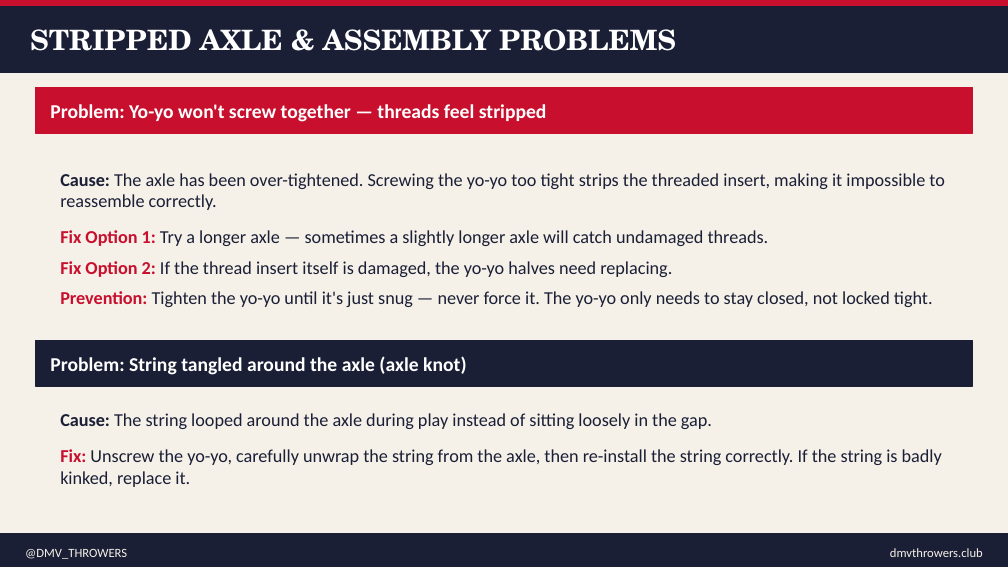
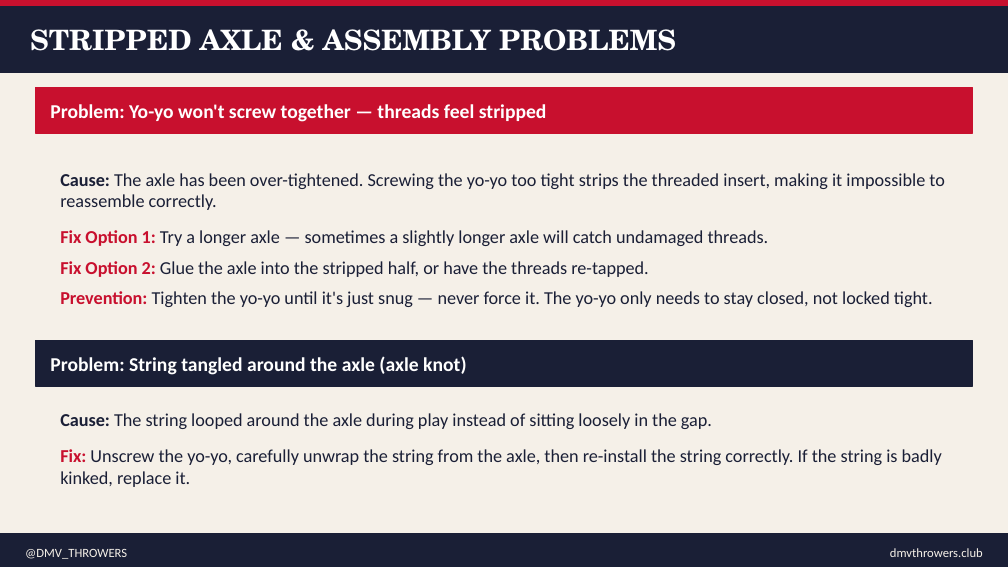
Before and after one commit to dmvthrowers/dmvthrowers.github.io, a slide deck: slide 12 of assets/documents/maintenance-guide.pptx. Drawn at 1008x567 pixels with LibreOffice and Linux fonts; fonts in the diff are those of the drawing. Boxes give left, top, right and bottom in pixels: in the first picture for what was removed or moved away, otherwise in the second. Text is boxed around its words. In the diff, an @@ line names an element or a change of style, - is before the commit and + after.

```diff
--- a/assets/documents/maintenance-guide.pptx
+++ b/assets/documents/maintenance-guide.pptx
@@ text at box(60, 261, 648, 277): text changed @@
-Fix Option 2: If the thread insert itself is damaged, the yo-yo halves need replacing.
+Fix Option 2: Glue the axle into the stripped half, or have the threads re-tapped.
```
Also in this commit, not shown: 1 other slide changed, 2 other files.
